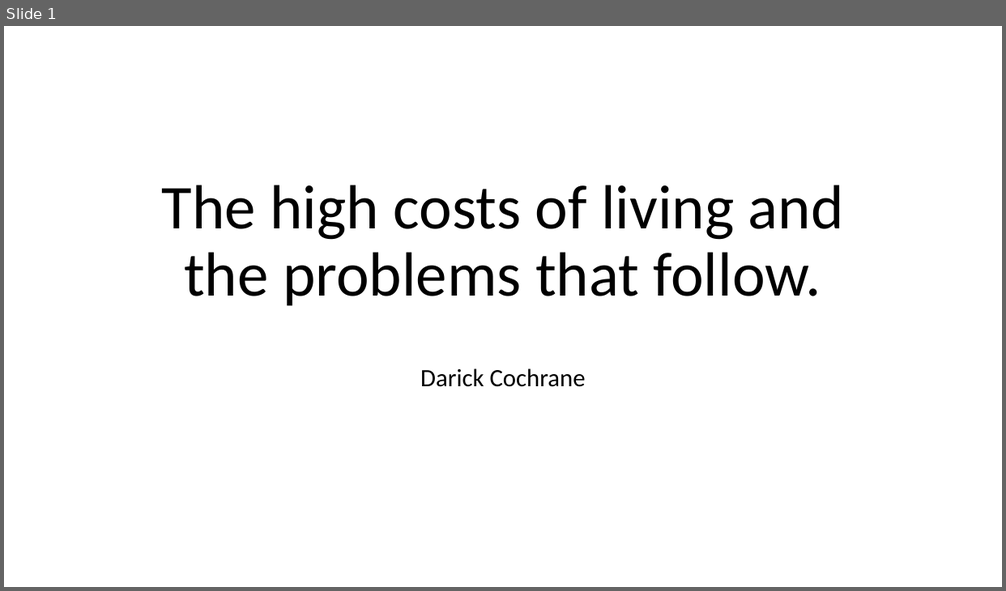
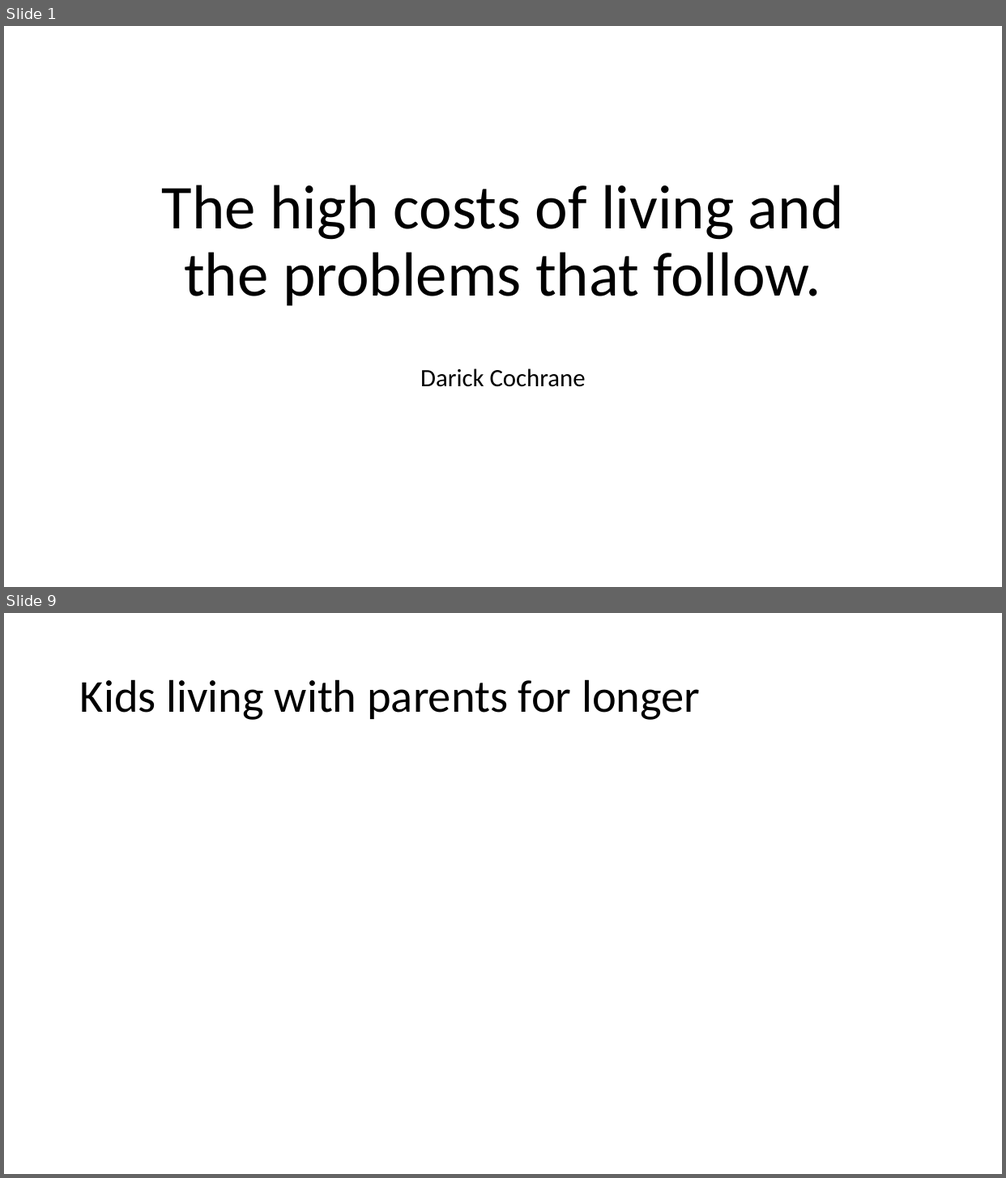
Before and after one commit to Sk1ttlelol/English-2010, a slide deck: costs of living A1.pptx. Shown one above the other, each under a label of ours: slide 1 before the commit, slides 1 and 9 after it; the slides between them are not shown. The pictures are 1006x591 and 1006x1178 pixels, drawn with LibreOffice and Linux fonts; fonts in the diff are those of the drawing. Boxes give left, top, right and bottom in pixels: in the first picture for what was removed or moved away, otherwise in the second. Text is boxed around its words. In the diff, an @@ line names an element or a change of style, - is before the commit and + after.

```diff
--- a/costs of living A1.pptx
+++ b/costs of living A1.pptx
@@ slide 9 added at (4, 613, 1002, 1174), background #FFFFFF @@
@@ title added at (80, 679, 700, 720), 44 pt, text #000000 @@
+Kids living with parents for longer
```
Also in this commit, not shown: 8 other slides added, 1 other file.
